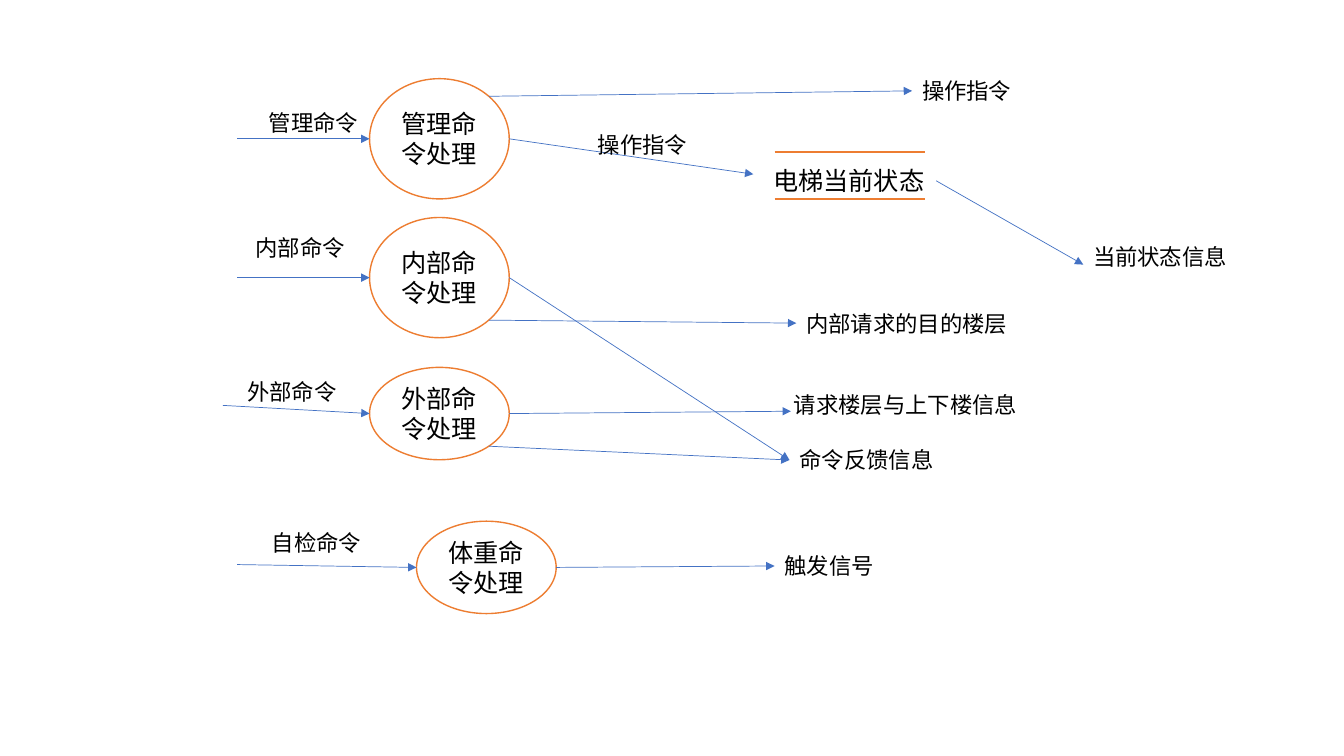
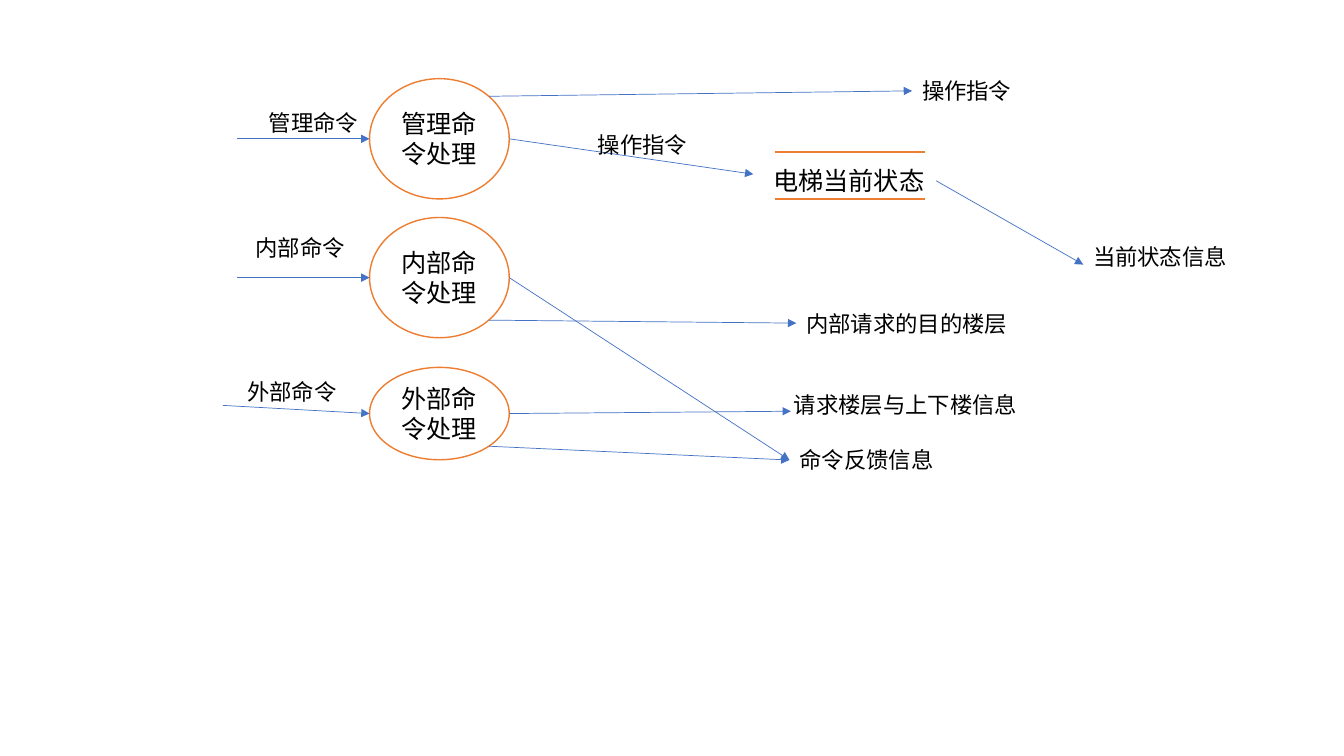
Before and after one commit to wygbuaa/Team1, a slide deck: slide 6 of 设计文档图.pptx (slide 3 before the commit). Drawn at 1344x756 pixels with LibreOffice and Linux fonts; fonts in the diff are those of the drawing. Boxes give left, top, right and bottom in pixels: in the first picture for what was removed or moved away, otherwise in the second. Text is boxed around its words. In the diff, an @@ line names an element or a change of style, - is before the commit and + after.

```diff
--- a/设计文档图.pptx
+++ b/设计文档图.pptx
@@ group removed at bbox=[237, 521, 873, 614]: 2 arrows, 2 texts, 1 ellipse @@
-体重命令处理
-触发信号
-自检命令
```
Also in this commit, not shown: 5 other slides changed, 4 slides added, 2 other files.
